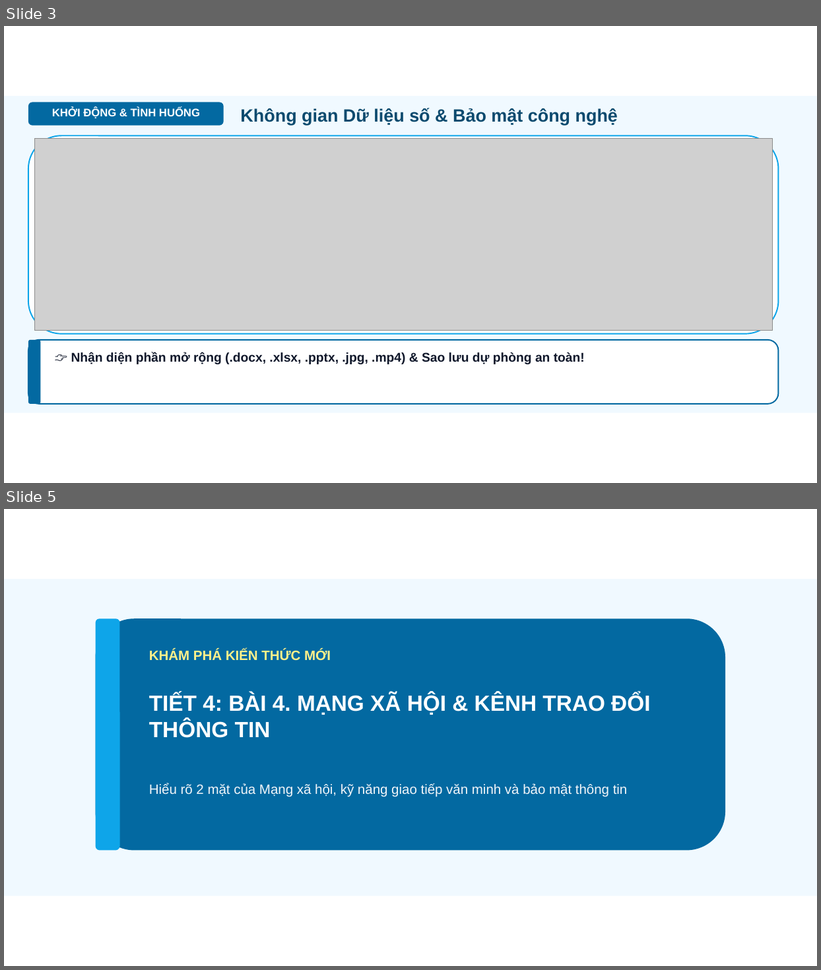
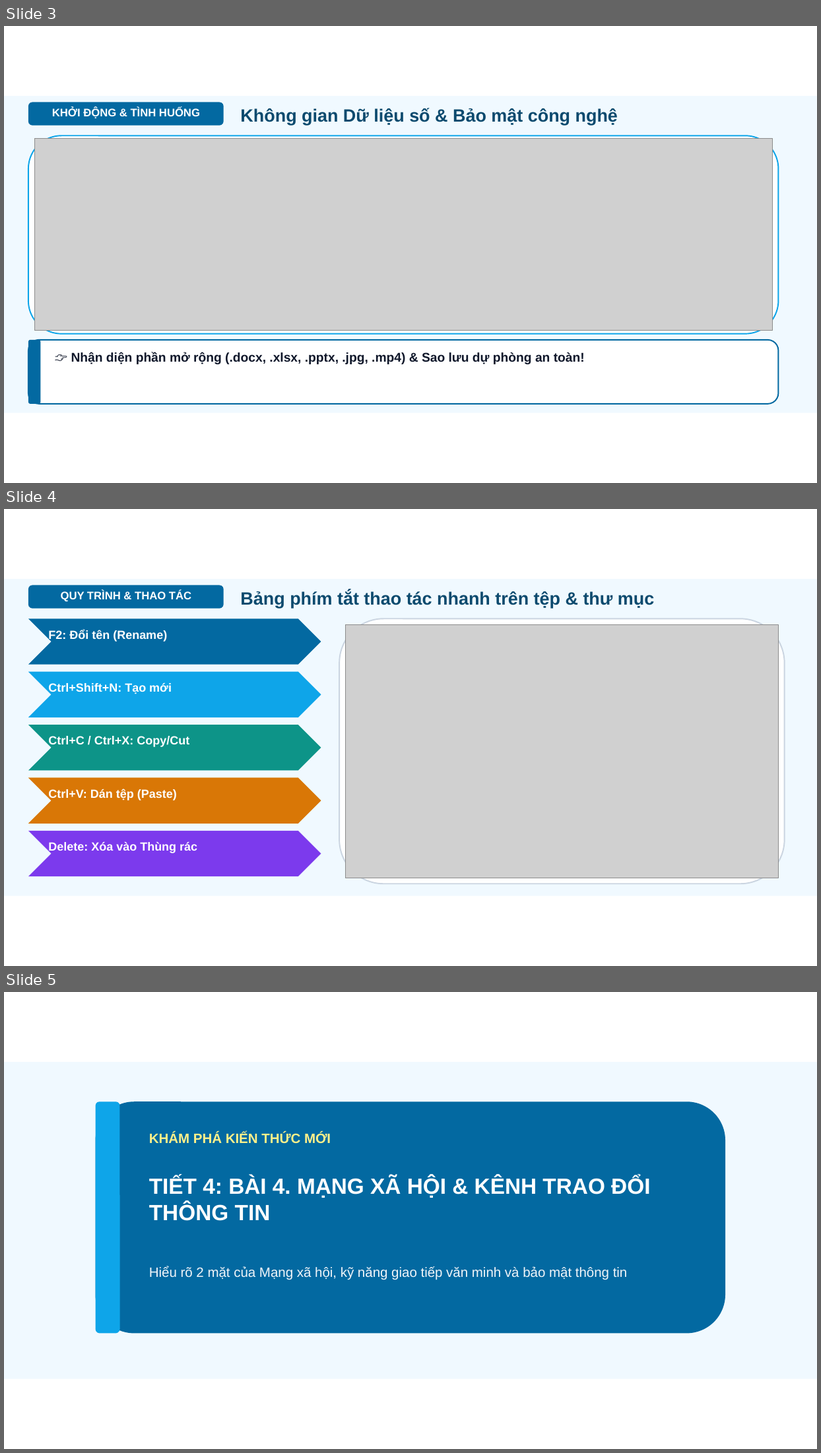
Before and after one commit to dinhnguyenhnue/UNIGO, a slide deck: KHBD_Tin_học/Lớp_7/Tuần_04/Slide_Tin_hoc_Lop_7_Bai03_04.pptx. Shown one above the other, each under a label of ours: slides 3 and 5 before the commit, slides 3, 4 and 5 after it; the slides between them are not shown. The pictures are 821x970 and 821x1453 pixels, drawn with LibreOffice and Linux fonts; fonts in the diff are those of the drawing; grey boxes stand for pictures; background and template pictures are left out. Boxes give left, top, right and bottom in pixels: in the first picture for what was removed or moved away, otherwise in the second. Text is boxed around its words. In the diff, an @@ line names an element or a change of style, - is before the commit and + after.

```diff
--- a/KHBD_Tin_học/Lớp_7/Tuần_04/Slide_Tin_hoc_Lop_7_Bai03_04.pptx
+++ b/KHBD_Tin_học/Lớp_7/Tuần_04/Slide_Tin_hoc_Lop_7_Bai03_04.pptx
@@ slide 4 added at <box>4,509,817,966</box>, background #FFFFFF @@
@@ rectangle added at <box>4,579,817,896</box>, fill #F0F9FF @@
@@ rounded rectangle added at <box>28,586,224,609</box>, fill #0369A1 @@
@@ text added at <box>61,591,191,602</box>, 13 pt, text #FFFFFF, bold @@
+QUY TRÌNH & THAO TÁC
@@ text added at <box>240,591,654,608</box>, 21 pt, text #0C4A6E, bold @@
+Bảng phím tắt thao tác nhanh trên tệp & thư mục
@@ chevron added at <box>28,619,321,665</box>, fill #0369A1 @@
@@ rounded rectangle added at <box>339,619,785,884</box>, fill #FFFFFF, outline #CBD5E1 1.5 pt @@
@@ picture added at <box>346,625,779,878</box> @@
@@ text added at <box>48,630,167,642</box>, 14 pt, text #FFFFFF, bold @@
+F2: Đổi tên (Rename)
@@ chevron added at <box>28,672,321,718</box>, fill #0EA5E9 @@
@@ text added at <box>48,683,172,694</box>, 14 pt, text #FFFFFF, bold @@
+Ctrl+Shift+N: Tạo mới
@@ chevron added at <box>28,725,321,770</box>, fill #0D9488 @@
@@ text added at <box>48,736,189,748</box>, 14 pt, text #FFFFFF, bold @@
+Ctrl+C / Ctrl+X: Copy/Cut
@@ chevron added at <box>28,778,321,824</box>, fill #D97706 @@
@@ text added at <box>48,789,177,801</box>, 14 pt, text #FFFFFF, bold @@
+Ctrl+V: Dán tệp (Paste)
@@ chevron added at <box>28,831,321,877</box>, fill #7C3AED @@
@@ text added at <box>48,842,197,854</box>, 14 pt, text #FFFFFF, bold @@
+Delete: Xóa vào Thùng rác
```
Also in this commit, not shown: 1 other slide added, 2 slides removed, 14 other files.
